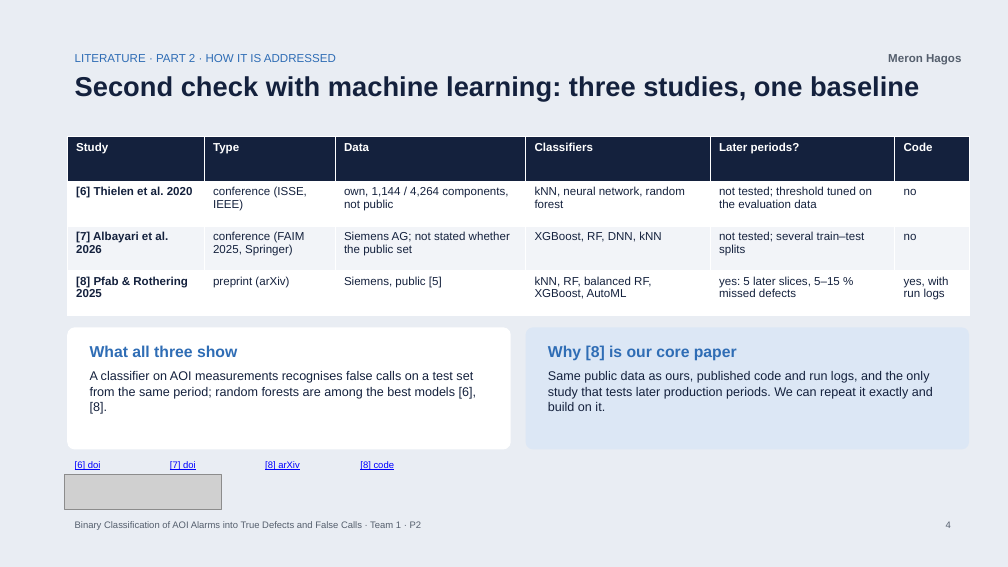
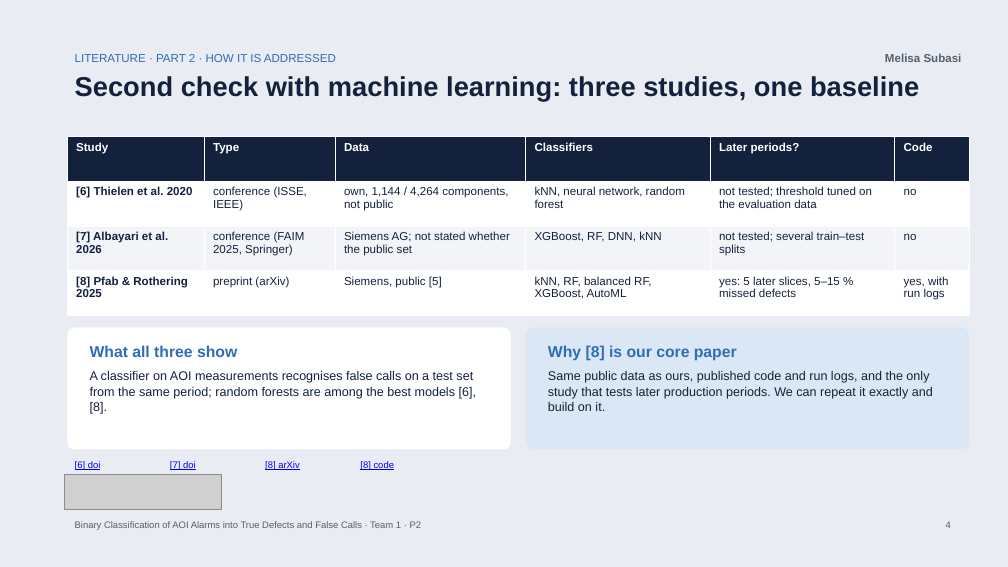
Before and after one commit to bodhi584/aoi-false-call-classification, a slide deck: slide 4 of docs/slides_p2.pptx. Drawn at 1008x567 pixels with LibreOffice and Linux fonts; fonts in the diff are those of the drawing; grey boxes stand for pictures. Boxes give left, top, right and bottom in pixels: in the first picture for what was removed or moved away, otherwise in the second. Text is boxed around its words. In the diff, an @@ line names an element or a change of style, - is before the commit and + after.

```diff
--- a/docs/slides_p2.pptx
+++ b/docs/slides_p2.pptx
@@ text at (885,53,962,62): text changed @@
-Meron Hagos
+Melisa Subasi
```
Also in this commit, not shown: 10 other slides changed, 1 other file.
